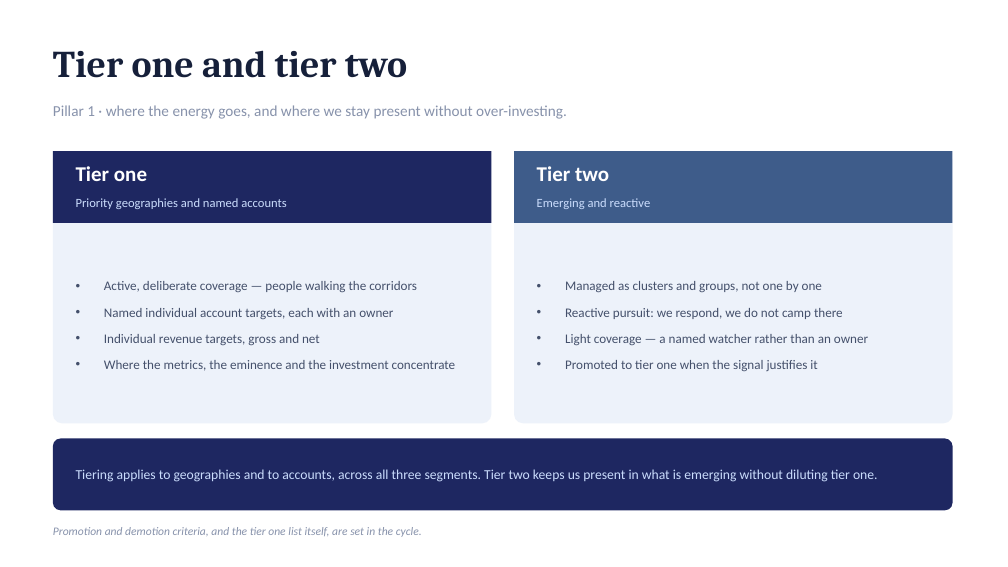
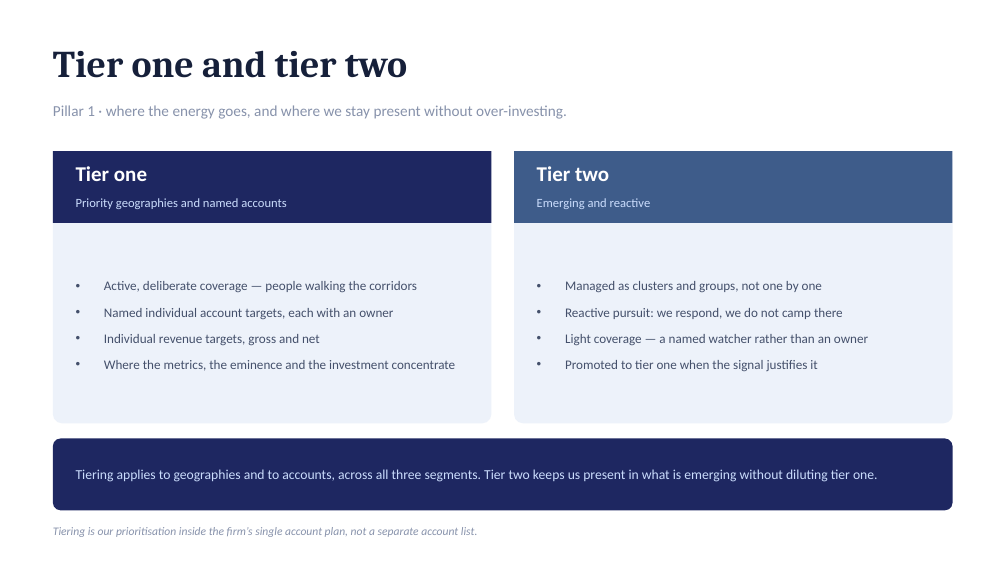
Before and after one commit to dhajjar-cyber/bae, a slide deck: slide 13 of FSI strategy/EAI&D-FSI-Strategy-Development-Plan.pptx. Drawn at 1008x567 pixels with LibreOffice and Linux fonts; fonts in the diff are those of the drawing. Boxes give left, top, right and bottom in pixels: in the first picture for what was removed or moved away, otherwise in the second. Text is boxed around its words. In the diff, an @@ line names an element or a change of style, - is before the commit and + after.

```diff
--- a/FSI strategy/EAI&D-FSI-Strategy-Development-Plan.pptx
+++ b/FSI strategy/EAI&D-FSI-Strategy-Development-Plan.pptx
@@ text at [53, 527, 477, 537]: text changed @@
-Promotion and demotion criteria, and the tier one list itself, are set in the cycle.
+Tiering is our prioritisation inside the firm’s single account plan, not a separate account list.
```
Also in this commit, not shown: 3 other slides changed, 1 other file.
